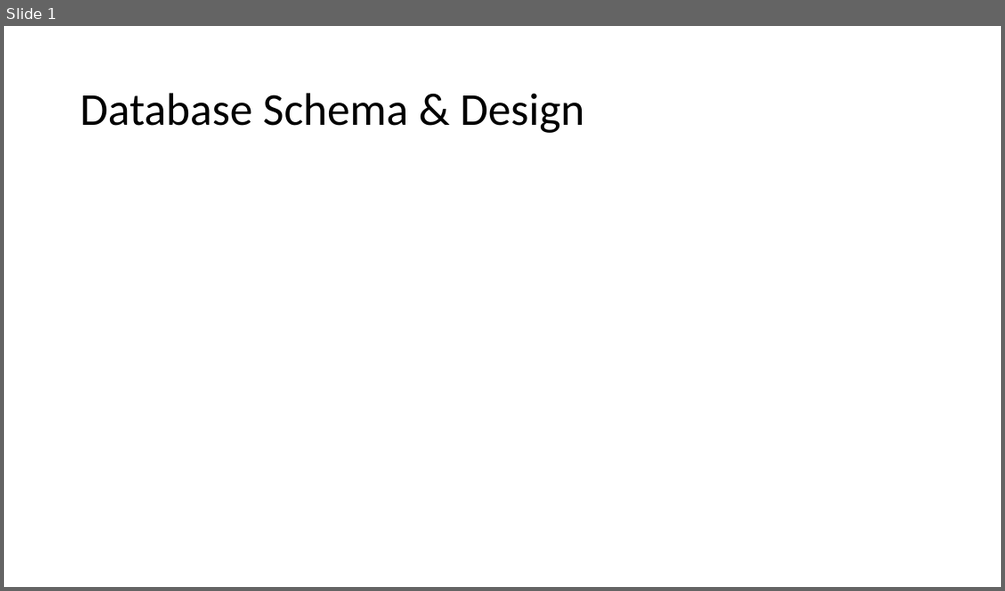
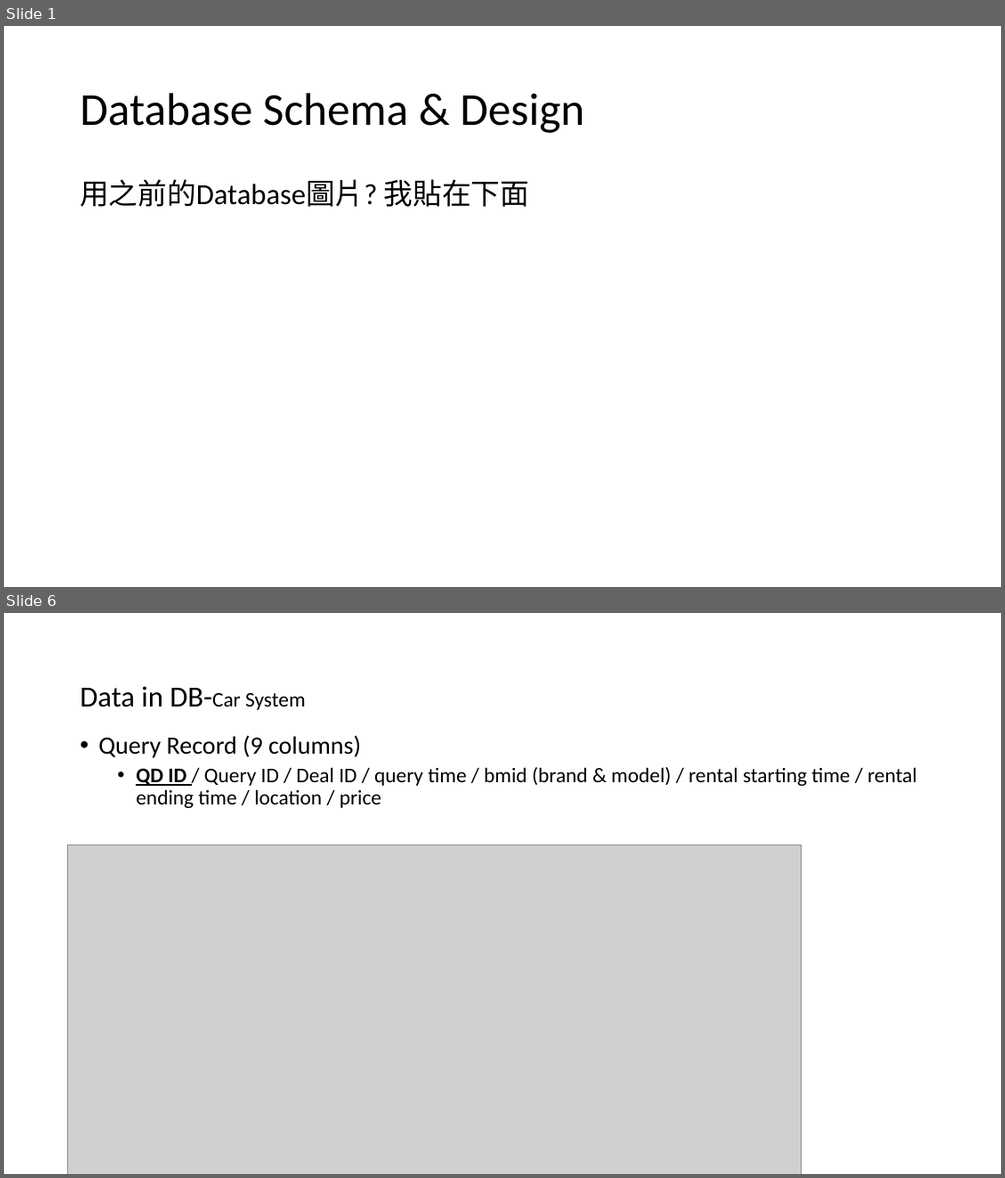
Before and after one commit to yichiehliu/yichiehliu.github.io, a slide deck: Daimler_revised.pptx. Shown one above the other, each under a label of ours: slide 1 before the commit, slides 1 and 6 after it; the slides between them are not shown. The pictures are 1005x591 and 1005x1178 pixels, drawn with LibreOffice and Linux fonts; fonts in the diff are those of the drawing; grey boxes stand for pictures. Boxes give left, top, right and bottom in pixels: in the first picture for what was removed or moved away, otherwise in the second. Text is boxed around its words. In the diff, an @@ line names an element or a change of style, - is before the commit and + after.

```diff
--- a/Daimler_revised.pptx
+++ b/Daimler_revised.pptx
@@ slide 6 added at [4,613,1001,1174], background #FFFFFF @@
@@ title added at [80,686,306,710], 28 pt, text #000000 @@
+Data in DB-Car System
@@ text added at [98,735,917,808], 20 pt, text #000000 @@
+• Query Record (9 columns)
+  • QD ID / Query ID / Deal ID / query time / bmid (brand & model) / rental starting time / rental ending time / location / price
@@ picture added at [67,845,801,1174] @@
@@ slide 1 changed as well @@
@@ text added at [80,179,529,207], 28 pt, text #000000 @@
+用之前的Database圖片? 我貼在下面
```
Also in this commit, not shown: 3 other slides changed, 5 other slides added, 5 other files.
